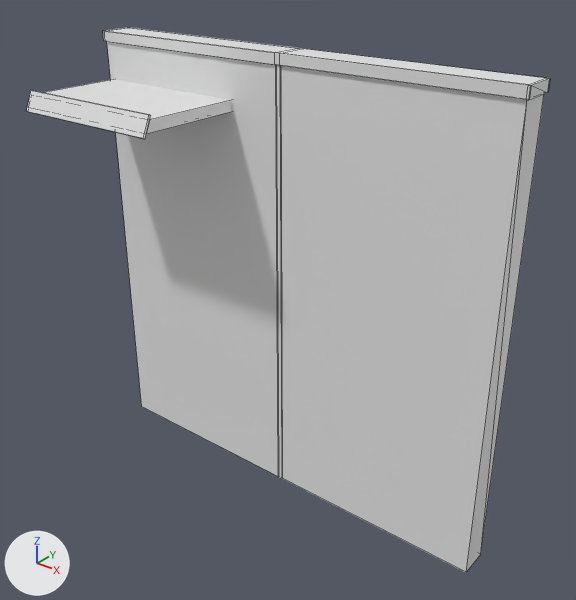
The FBX model God-Circuit/Assets/Models/ConvieniencveStore/Shelf.fbx as it was, and as the next commit left it.
Before and after are seen from a 50 mm camera at (43.7, -37.3, 36.1) aimed at (15.5, -2.1, 14.3). Lighting does not change. The marker at lower left points along +X, +Y and +Z. Mesh edges are drawn as thin lines. Where no turn or scale is listed for an object, it has been applied to the vertices. Vertices at the same position are counted once.

The first picture shows 'SeethroughPart', 'Shelves', 'Tray'.
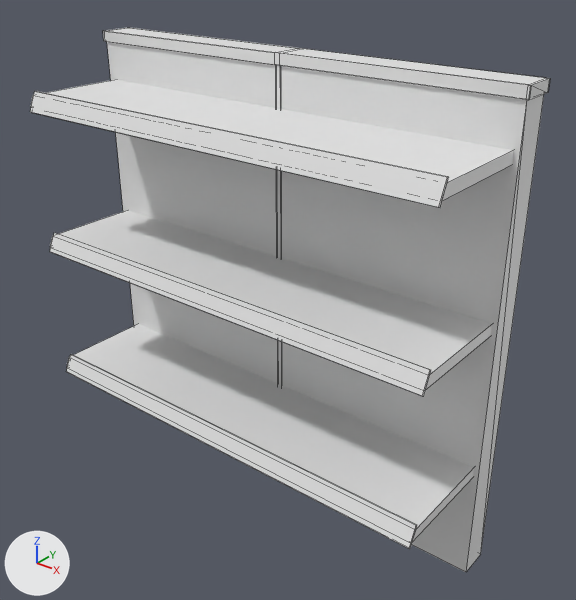
Diff of the bpy script that builds the scene:
```diff
--- a/God-Circuit/Assets/Models/ConvieniencveStore/Shelf.fbx.py
+++ b/God-Circuit/Assets/Models/ConvieniencveStore/Shelf.fbx.py
@@ me_cube_002 @@
 me_cube_002.from_pydata(...)  # 32 vertices, 26 faces; spans x -5.93..4.95, y -15.93..-8.29, z 11.64..12.83
 # used by ob_tray; location = (5.27, 7.95, 12.99)
+# me_cube_002 part 1: the whole mesh is scaled about its middle by (2.67, 1, 1), then moved by (9.26, 0.0, 0.0)
 me_cube_002.materials.append(mat_material_002)
@@ me_cube_006 @@
+me_cube_006.from_pydata(...)  # 32 vertices, 26 faces; spans x -5.8..23.3, y -15.9..-8.3, z 11.6..12.8
+me_cube_006.materials.append(mat_material_002)  # white #e7e7e7
@@ me_cube_005 @@
+me_cube_005.from_pydata([(-15.8, -16.1, 11.9), (-15.8, -15.6, 13.1), (-15.8, -16.0, 11.8), (-15.8, -15.4, 13.1), (13.1, -16.1, 11.9), (13.1, -15.6, 13.1), (13.1, -16.0, 11.8), (13.1, -15.4, 13.1)], [], [(0, 1, 3, 2), (2, 3, 7, 6), (6, 7, 5, 4), (4, 5, 1, 0), (2, 6, 4, 0), (7, 3, 1, 5)])
+me_cube_005.materials.append(mat_material_001)  # white #e7e7e7
@@ ob_seethroughpart @@
 ob_seethroughpart = bpy.data.objects.new('SeethroughPart', me_cube_003)
-ob_seethroughpart.location = (5.27, 7.95, 12.99)
+ob_seethroughpart.location = (15.51, 7.95, 12.99)
+ob_seethroughpart.scale = (2.66, 1.0, 1.0)
@@ ob_tray_002 @@
+ob_tray_002 = bpy.data.objects.new('Tray.002', me_cube_006)
+ob_tray_002.location = (5.27, 7.95, -5.91)
@@ ob_seethroughpart_001 @@
+ob_seethroughpart_001 = bpy.data.objects.new('SeethroughPart.001', me_cube_005)
+ob_seethroughpart_001.location = (15.51, 7.95, 3.54)
@@ ob_tray_001 @@
+ob_tray_001 = bpy.data.objects.new('Tray.001', me_cube_006.copy())
+ob_tray_001.location = (5.27, 7.95, 3.54)
@@ ob_seethroughpart_002 @@
+ob_seethroughpart_002 = bpy.data.objects.new('SeethroughPart.002', me_cube_005.copy())
+ob_seethroughpart_002.location = (15.51, 7.95, -5.91)
```

What differs and where, as boxes [x1, y1, x2, y2] in the pictures (576 x 600 px):
'Tray.002', added
    after: [67, 324, 474, 542]
'Tray.001', added
    after: [50, 210, 492, 389]
'Tray', mesh rescaled
    before: [44, 79, 232, 134]
    after: [30, 79, 514, 201]
'SeethroughPart', moved, rescaled (236% wider, 136% taller)
    before: [27, 90, 151, 139]
    after: [30, 91, 449, 208]
'SeethroughPart.001', added
    after: [50, 233, 431, 396]
'SeethroughPart.002', added
    after: [67, 354, 417, 549]
